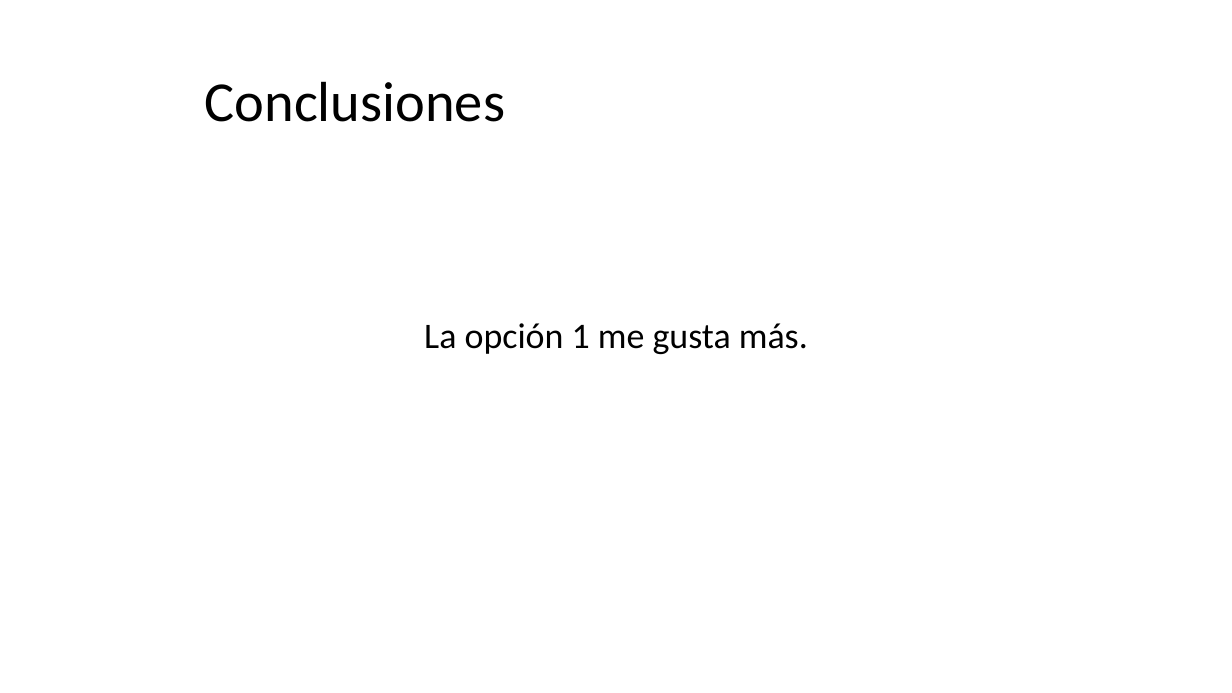
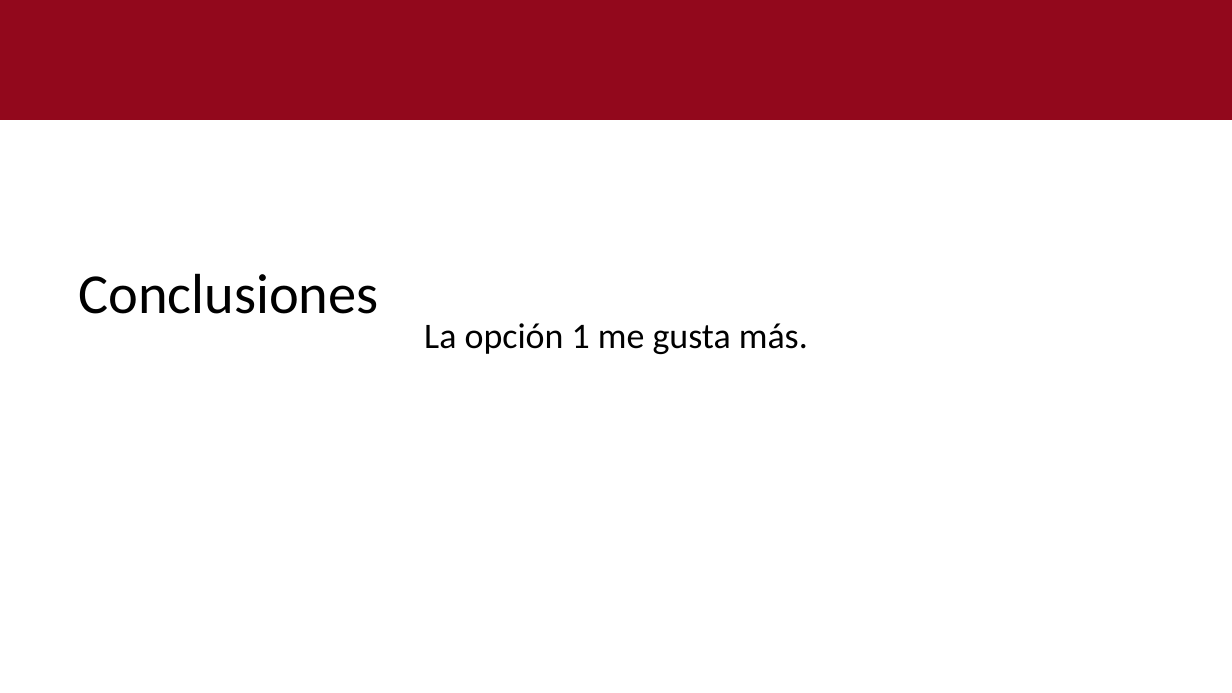
Before and after one commit to Enrique-2003SS/INPC_Regresi-n, a slide deck: slide 13 of outputs/INPC.pptx (slide 11 before the commit). Drawn at 1232x693 pixels with LibreOffice and Linux fonts; fonts in the diff are those of the drawing. Boxes give left, top, right and bottom in pixels: in the first picture for what was removed or moved away, otherwise in the second. Text is boxed around its words. In the diff, an @@ line names an element or a change of style, - is before the commit and + after.

```diff
--- a/outputs/INPC.pptx
+++ b/outputs/INPC.pptx
@@ rectangle added at bbox=[0, 0, 1232, 119], fill #92081C, outline #92081C 1 pt @@
@@ title "Conclusiones": place and size @@
-title "Conclusiones" at bbox=[205, 81, 505, 122]
+title "Conclusiones" at bbox=[78, 273, 378, 314]
```
Also in this commit, not shown: 8 other slides changed, 5 slides added, 3 slides removed, 1 other file.
